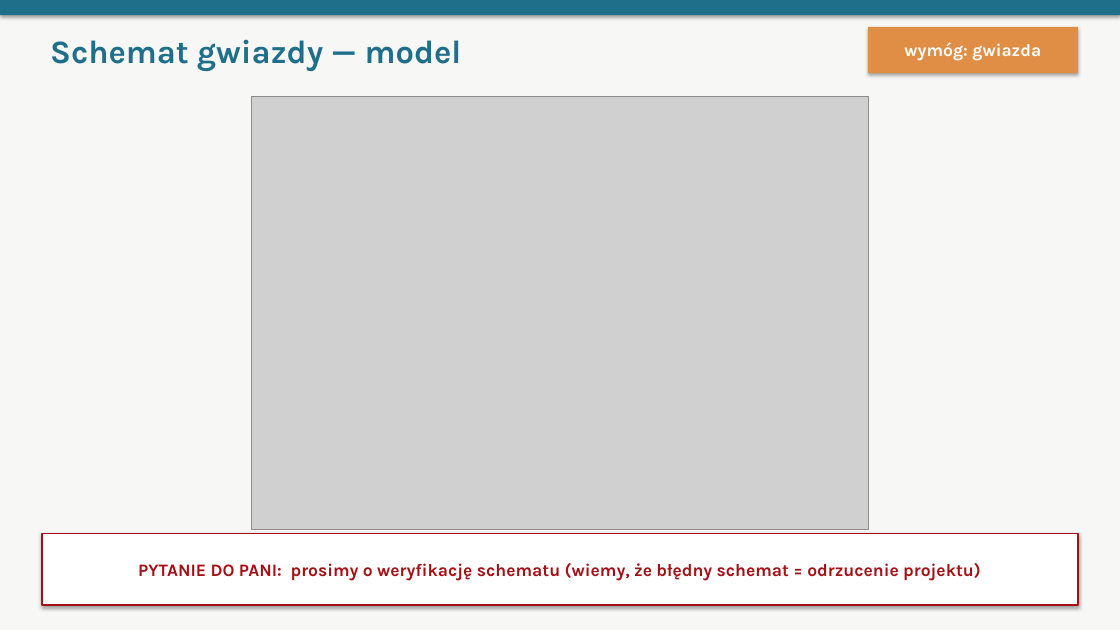
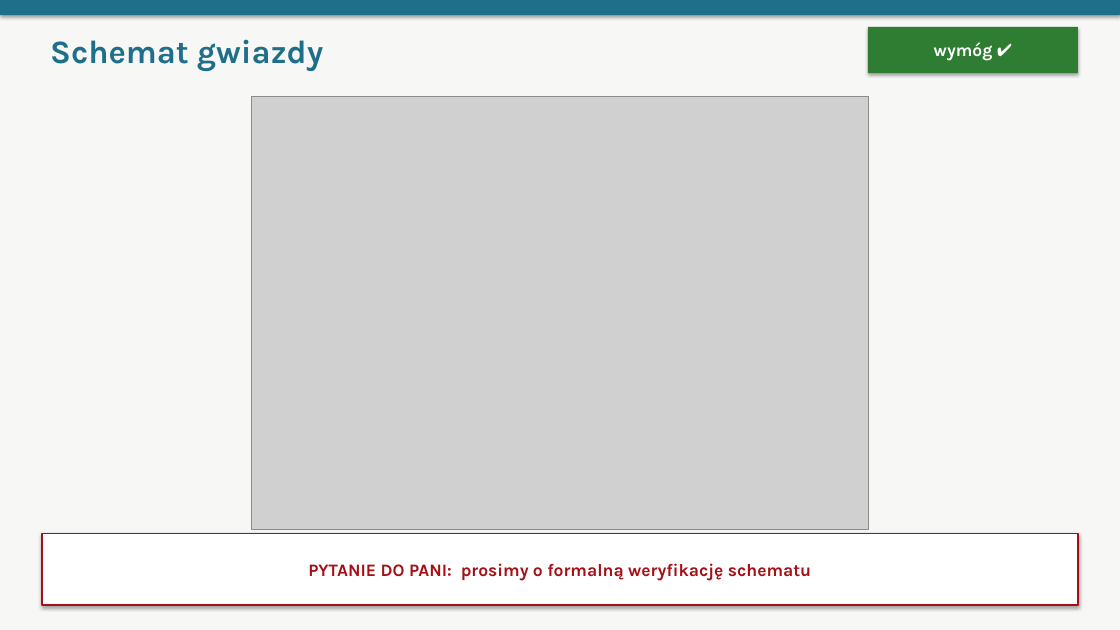
Before and after one commit to oskarfightingthekube/acled-etl-dashboard, a slide deck: slide 4 of docs/prezentacja_obrona.pptx. Drawn at 1120x630 pixels with LibreOffice and Linux fonts; fonts in the diff are those of the drawing; grey boxes stand for pictures. Boxes give left, top, right and bottom in pixels: in the first picture for what was removed or moved away, otherwise in the second. Text is boxed around its words. In the diff, an @@ line names an element or a change of style, - is before the commit and + after.

```diff
--- a/docs/prezentacja_obrona.pptx
+++ b/docs/prezentacja_obrona.pptx
@@ rectangle "wymóg ✔" at (868, 27, 1078, 73): fill #E08E45 to #2E7D32 @@
@@ text at (50, 39, 323, 71): text changed @@
-Schemat gwiazdy — model
+Schemat gwiazdy
@@ text in rectangle at (934, 42, 993, 61): text changed @@
-wymóg: gwiazda
+wymóg ✔
@@ text in rectangle at (308, 563, 811, 581): text changed @@
-PYTANIE DO PANI: prosimy o weryfikację schematu (wiemy, że błędny schemat = odrzucenie projektu)
+PYTANIE DO PANI: prosimy o formalną weryfikację schematu
```
Also in this commit, not shown: 10 other slides changed, 5 slides added, 3 slides removed.
